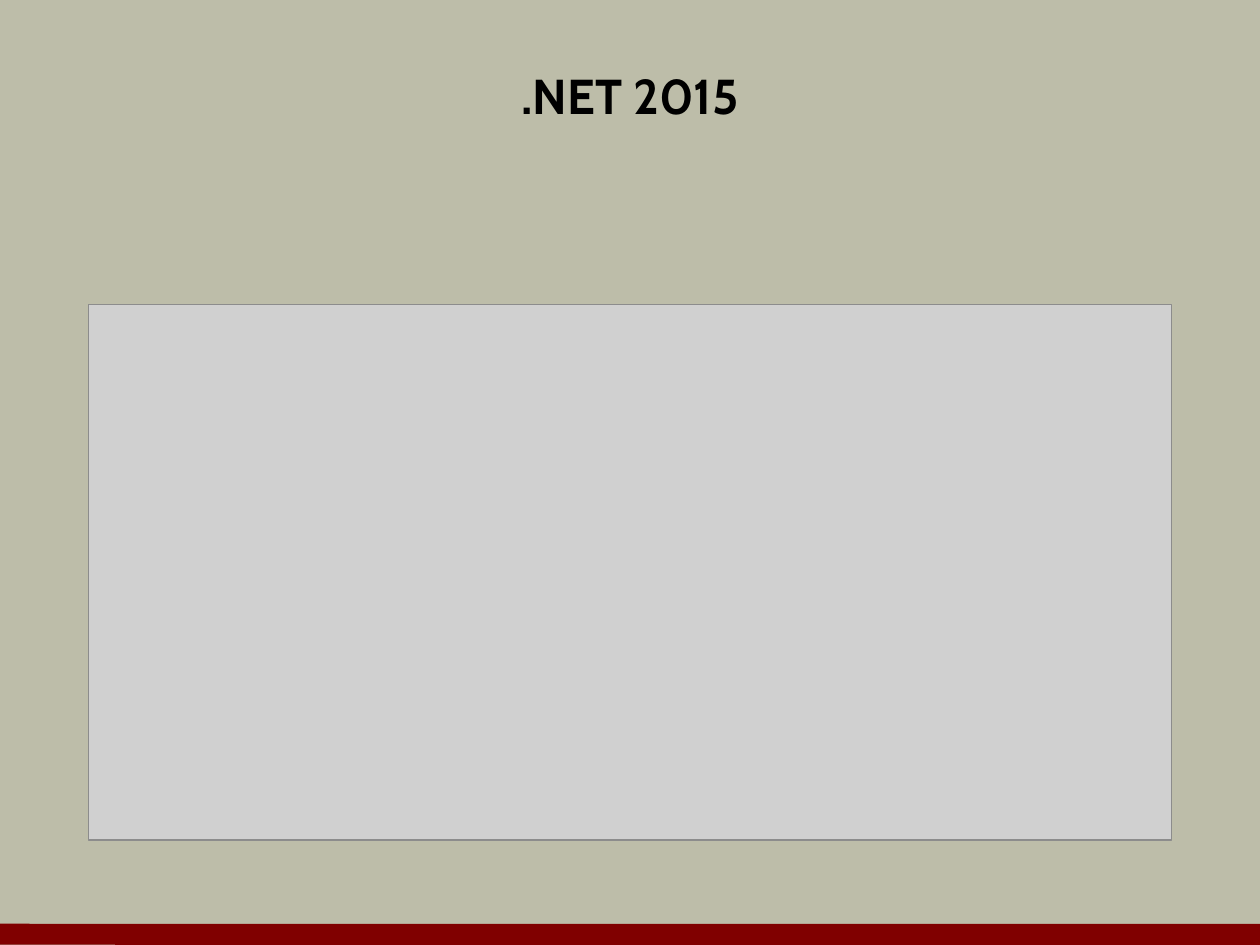
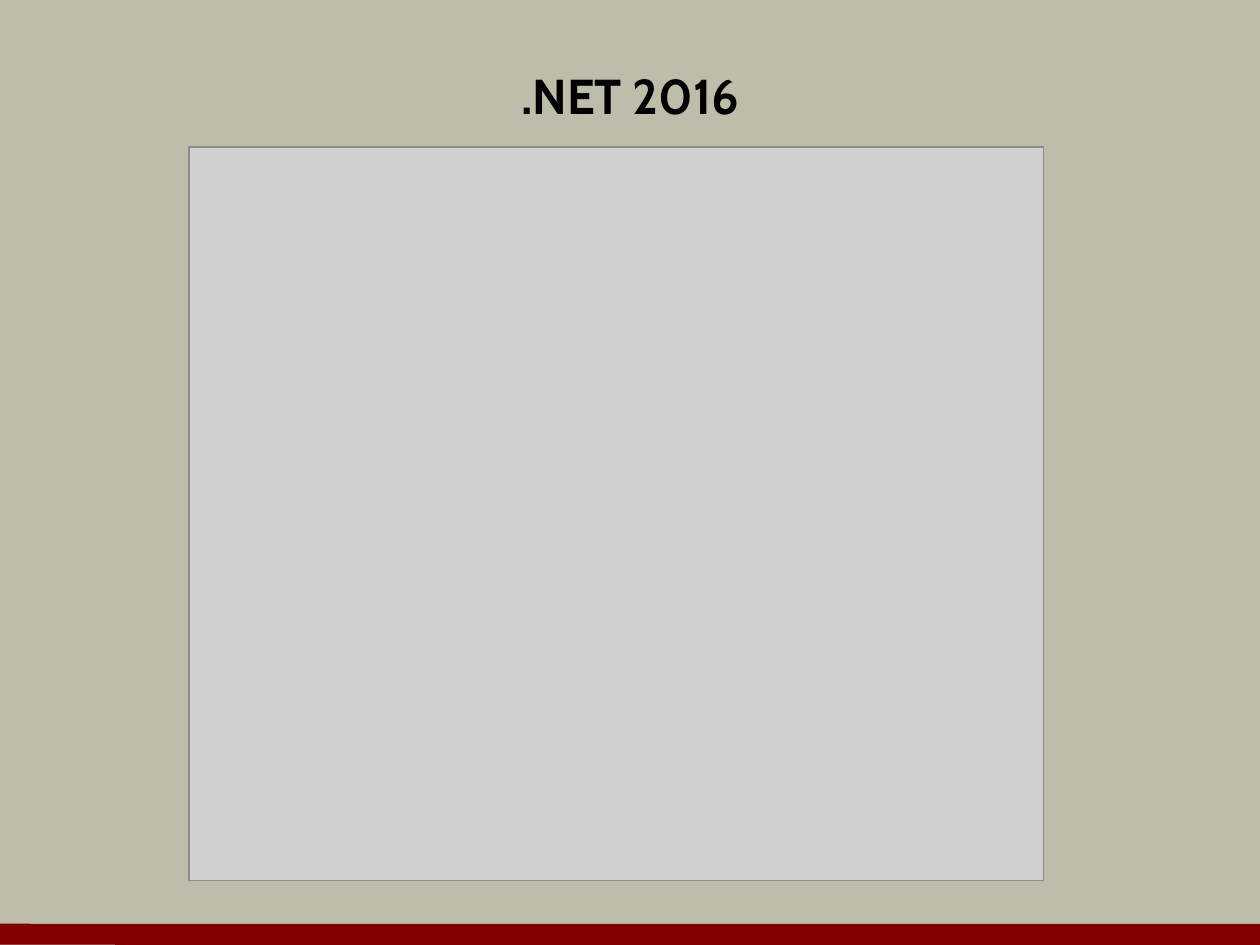
Before and after one commit to OdeToCode/classes, a slide deck: slide 3 of aspnet5/slides/01_Overview.pptx. Drawn at 1260x945 pixels with LibreOffice and Linux fonts; fonts in the diff are those of the drawing; grey boxes stand for pictures; background and template pictures are left out. Boxes give left, top, right and bottom in pixels: in the first picture for what was removed or moved away, otherwise in the second. Text is boxed around its words. In the diff, an @@ line names an element or a change of style, - is before the commit and + after.

```diff
--- a/aspnet5/slides/01_Overview.pptx
+++ b/aspnet5/slides/01_Overview.pptx
@@ title at box(521, 79, 739, 115): text changed @@
-.NET 2015
+.NET 2016
@@ picture: place and size @@
-picture at box(88, 305, 1172, 840)
+picture at box(189, 147, 1045, 881)
```
Also in this commit, not shown: 7 other slides changed, 4 slides removed, 2 other files.
